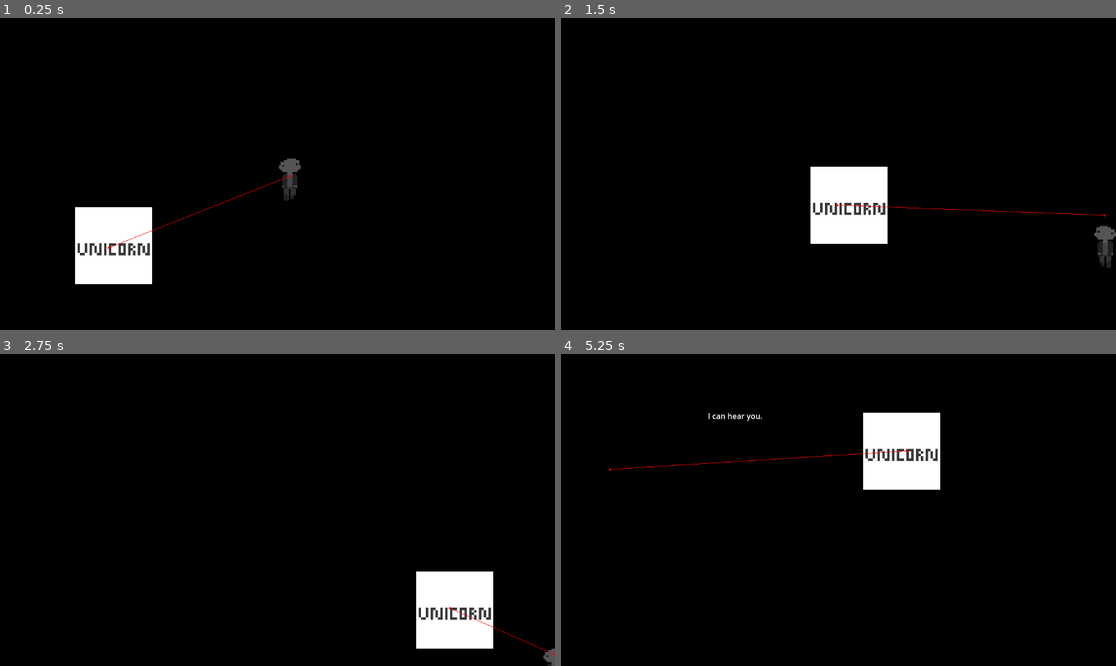
Above: before the commit, frames 1-4 (two rows, left to right).
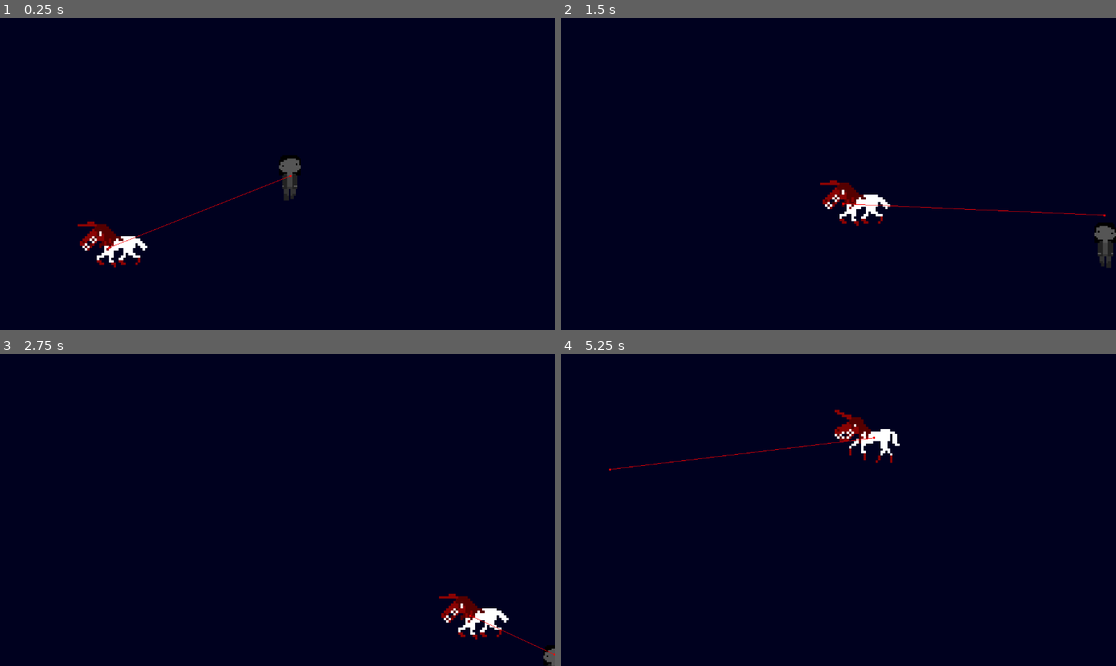
Above: after the commit, the same moments.

Repository: kbg2201/BUD-Team
Game: Godot game, scene res://main.tscn
The game is run twice, just before and just after one commit, with the same random seed, the same clock (stepped at 60 frames per second) and the same inputs.
Inputs:
- Up to frame 1 (0.25 s): no input
- Up to frame 2 (1.5 s): hold D (move_right) 0.53-1.28 s; hold S (move_down) from 1.28 s (still down)
- Up to frame 3 (2.75 s): release S (move_down) at 2.03 s; hold D (move_right) from 2.03 s (still down)
- Up to frame 4 (5.25 s): release D (move_right) at 2.78 s; hold W (move_up) 2.78-3.53 s; hold A (move_left) 3.53-5.03 s; hold S (move_down) from 5.03 s (still down)

The runs differ from the first frame. In frame 1, 99% of the frame differs, in the area x 0-100%, y 0-100%; in frame 2, 99%; in frame 3, 100%; in frame 4, 100%.

Commit message:
lucy moves faster

Diff:
--- a/bloody-unicorn/enemy_unicorn.gd
+++ b/bloody-unicorn/enemy_unicorn.gd
@@ -1,6 +1,9 @@
 extends CharacterBody2D
 
 var speed = 300
+#i made her get faster until she reaches you
+var pursuit_speed = 1
+
 @export var player: Node2D
 @onready var nav_agent := $NavigationAgent2D as NavigationAgent2D
 
@@ -14,10 +17,17 @@
 
 # Called every frame. 'delta' is the elapsed time since the previous frame.
 func _process(delta: float) -> void:
+	pursuit_speed += 0.2
 	var next_path_pos := nav_agent.get_next_path_position()
 	var dir := global_position.direction_to(next_path_pos)
-	velocity = dir * speed
+	velocity = dir * (speed + pursuit_speed)
 	move_and_slide()
+
+	if velocity.length() > 0:
+		velocity = velocity.normalized() * speed
+		$AnimatedSprite2D.play()
+	else:
+		$AnimatedSprite2D.pause()
 
 func _on_timer_timeout() -> void:
 	nav_agent.target_position = player.global_position
--- a/bloody-unicorn/enemy_unicorn.tscn
+++ b/bloody-unicorn/enemy_unicorn.tscn
@@ -1,21 +1,32 @@
-[gd_scene load_steps=5 format=3 uid="uid://w8fyrwg2nbuo"]
+[gd_scene load_steps=7 format=3 uid="uid://w8fyrwg2nbuo"]
 
-[ext_resource type="Texture2D" uid="uid://7p4bnv4np0bn" path="res://assets/img/Unicorn.png" id="1_7ybh7"]
 [ext_resource type="Script" path="res://enemy_unicorn.gd" id="1_gdphb"]
+[ext_resource type="Texture2D" uid="uid://16tp33ww2o6q" path="res://art/Lucy_v2.png" id="2_ftjhv"]
+
+[sub_resource type="AtlasTexture" id="AtlasTexture_jq8t4"]
+atlas = ExtResource("2_ftjhv")
+region = Rect2(0, 0, 32, 32)
+
+[sub_resource type="AtlasTexture" id="AtlasTexture_b7v3x"]
+atlas = ExtResource("2_ftjhv")
+region = Rect2(0, 32, 32, 32)
 
 [sub_resource type="SpriteFrames" id="SpriteFrames_ea1yc"]
 animations = [{
 "frames": [{
 "duration": 1.0,
-"texture": ExtResource("1_7ybh7")
+"texture": SubResource("AtlasTexture_jq8t4")
+}, {
+"duration": 1.0,
+"texture": SubResource("AtlasTexture_b7v3x")
 }],
 "loop": true,
 "name": &"default",
-"speed": 5.0
+"speed": 3.0
 }]
 
 [sub_resource type="RectangleShape2D" id="RectangleShape2D_rxj32"]
-size = Vector2(160, 160)
+size = Vector2(133, 110)
 
 [node name="EnemyUnicorn" type="CharacterBody2D"]
 script = ExtResource("1_gdphb")
@@ -23,8 +34,10 @@
 [node name="AnimatedSprite2D" type="AnimatedSprite2D" parent="."]
 scale = Vector2(5, 5)
 sprite_frames = SubResource("SpriteFrames_ea1yc")
+frame_progress = 0.927247
 
 [node name="CollisionShape2D" type="CollisionShape2D" parent="."]
+position = Vector2(-7.5, -6)
 shape = SubResource("RectangleShape2D_rxj32")
 
 [node name="Timer" type="Timer" parent="."]
--- a/bloody-unicorn/lucy.gd
+++ b/bloody-unicorn/lucy.gd
@@ -22,11 +22,11 @@
 ]
 var thingsLucySaysWhenSheIsAboutToKillYou = [
 	"Hold still.",
-	"You made it.",
 	"Here I am.",
 	"Sucker.",
 	"Neigh.",
-	"I see you now."
+	"I see you now.",
+	"Come back here."
 ]
 
 # Called when the node enters the scene tree for the first time.
@@ -43,8 +43,8 @@
 	var sentinel = 0
 	while(true and sentinel<1000):
 		sentinel += 1
-		await get_tree().create_timer(float((randi()%5)+1)).timeout
-		speak(thingsLucySays)
+		await get_tree().create_timer(float((randi()%3)+1)).timeout
+		speak(thingsLucySaysWhenSheIsAboutToKillYou) #changed for effect
 		await get_tree().create_timer(2.0).timeout
 		$LucyVoice/BlackBcgdMap.visible = false
 		$LucyVoice.text = ""
--- a/bloody-unicorn/main.tscn
+++ b/bloody-unicorn/main.tscn
@@ -3,7 +3,7 @@
 [ext_resource type="Script" path="res://main.gd" id="1_jqwt7"]
 [ext_resource type="PackedScene" uid="uid://boorxy8t6uaci" path="res://player.tscn" id="2_31q2a"]
 [ext_resource type="PackedScene" uid="uid://dlpavsu6heed3" path="res://lucyvoice.tscn" id="3_rwd7k"]
-[ext_resource type="Texture2D" uid="uid://dr00rxwtmay7l" path="res://assets/img/bgblack.jpg" id="4_edq15"]
+[ext_resource type="Texture2D" uid="uid://5s3t0l8qtsw4" path="res://assets/img/bgblue.png" id="4_rbclr"]
 [ext_resource type="PackedScene" uid="uid://w8fyrwg2nbuo" path="res://enemy_unicorn.tscn" id="5_ufu58"]
 
 [sub_resource type="NavigationPolygon" id="NavigationPolygon_o3qb5"]
@@ -23,7 +23,7 @@
 z_index = -2
 offset_right = 364.0
 offset_bottom = 40.0
-texture = ExtResource("4_edq15")
+texture = ExtResource("4_rbclr")
 expand_mode = 2
 stretch_mode = 6
 
Binary file added: bloody-unicorn/assets/img/bgblue.png
Not shown, added: bloody-unicorn/assets/img/bgblue.png.import
Binary file added: bloody-unicorn/assets/img/bgpruple.png
Not shown, added: bloody-unicorn/assets/img/bgpruple.png.import
